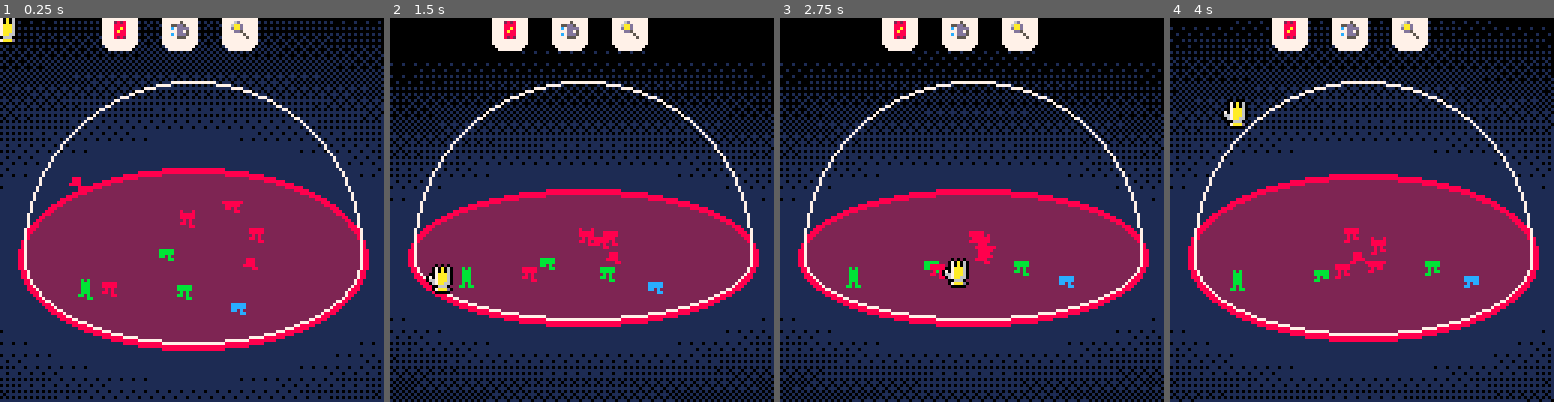
Above: before the commit, frames 1-4 (left to right).
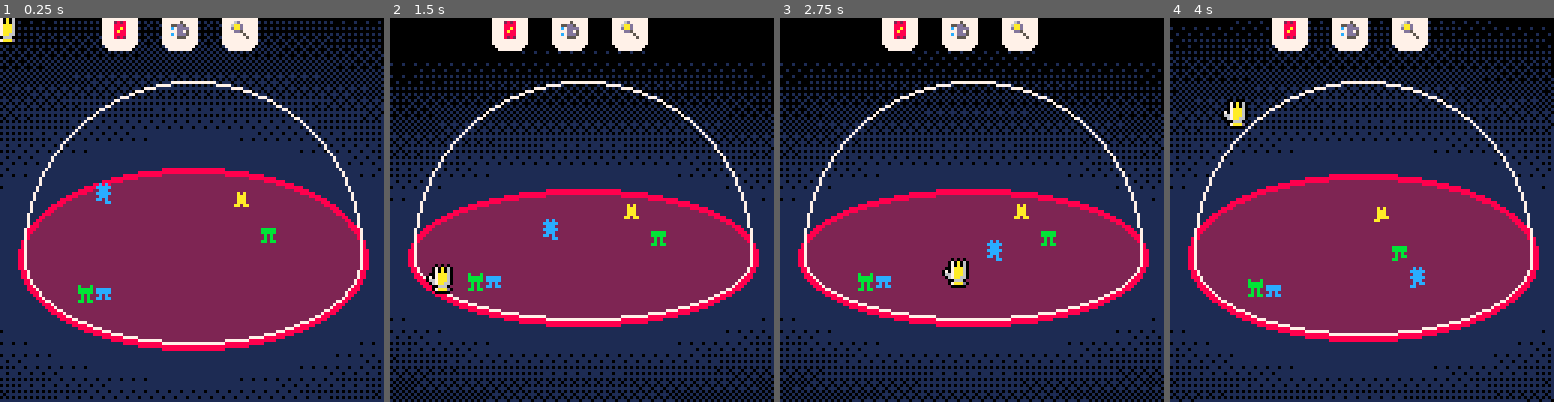
Above: after the commit, the same moments.

Repository: samuelhpratt/ggj2025
Game: PICO-8 cartridge game.p8
The game is run twice, just before and just after one commit, with the same random seed, the same clock (stepped at 60 frames per second) and the same inputs.
Inputs (mouse positions are in pixels of both pictures, inside the frame that each line leads up to):
- Up to frame 1 (0.25 s): no input
- Up to frame 2 (1.5 s): click (670, 121) at 0.67 s; click (436, 267) at 1.22 s
- Up to frame 3 (2.75 s): click (887, 114) at 1.77 s; click (952, 259) at 2.32 s
- Up to frame 4 (4 s): click (1404, 106) at 2.87 s; click (1465, 256) at 3.42 s; click (1231, 102) at 3.97 s

The runs differ from the first frame. In frame 1, 1.4% of the frame differs, in the area x 17-72%, y 41-78%; in frame 2, 1.4%; in frame 3, 1.3%; in frame 4, 1.5%, in the area x 15-81%, y 49-73%.

Commit message:
Improved movement and velocity math

Diff:
--- a/food.lua
+++ b/food.lua
@@ -6,18 +6,18 @@
     -- add any other person-specific parameters here!
 
     function food.update(self)
-        if self.z == 0 then
-            -- add specific update logic here
-            for person in all(people) do
-                -- simple distance check
-                if (person.x - self.x) * (person.x - self.x) + (person.y - self.y) * (person.y - self.y) < 25 then
-                    person.happiness += 1
-                    -- log(person.happiness)
-                    del(objects, self)
-                    del(foods, self)
-                end
-            end
-        end
+        -- if self.z == 0 then
+        --     -- add specific update logic here
+        --     for person in all(people) do
+        --         -- simple distance check
+        --         if (person.x - self.x) * (person.x - self.x) + (person.y - self.y) * (person.y - self.y) < 25 then
+        --             person.happiness += 1
+        --             -- log(person.happiness)
+        --             del(objects, self)
+        --             del(foods, self)
+        --         end
+        --     end
+        -- end
 
         self:updatePhysics()
     end
--- a/objects.lua
+++ b/objects.lua
@@ -3,7 +3,6 @@
 objects = {}
 
 function drawObjects()
-
     local objectSprites = {
         food = 1,
         person = 2,
@@ -20,7 +19,7 @@
 
     sortByY(objects)
 
-    for i,object in ipairs(objects) do
+    for i, object in ipairs(objects) do
         object:draw()
     end
 end
@@ -31,15 +30,9 @@
     end
 end
 
+domePadding = 5
 function withinDomeFootprint(x, y)
-    local padding = 5
-    local dx = x - 0
-    --dome x centre is 0
-    local dy = y - 0
-    --dome y centre is 0
-    local dist = sqrt(dx ^ 2 + dy ^ 2)
-
-    return dist <= (domeRadius - padding)
+    return x * x + y * y < (domeRadius - domePadding) * (domeRadius - domePadding)
 end
 
 function spawnObject(x, y, z, s)
--- a/people.lua
+++ b/people.lua
@@ -1,4 +1,4 @@
-nPeople = 10
+nPeople = 5
 people = {}
 selectedPerson = nil
 
@@ -30,14 +30,14 @@
 
 function spawnPerson(x, y, z)
     local person = spawnObject(x, y, z)
-    person.sprite = flr(rnd({ 2, 4, 6, 8, 10, 12, 14, 16, 18, 20, 22 }))
-    person.color = flr(rnd({ 8, 10, 11, 12 }))
+    person.sprite = flr(rnd { 2, 4, 6, 8, 10, 12, 14, 16, 18, 20, 22 })
+    person.color = flr(rnd { 8, 10, 11, 12 })
     person.burning = 0
     person.inWater = false
     person.state = personStates.idle
     person.happiness = 0
-
-    newWaypoint(person)
+    person.dx = 0
+    person.dy = 0
     -- add any other person-specific parameters here!
 
     function person.draw(self)
@@ -48,22 +48,9 @@
             h = 0.875
         end
 
-        -- check if happy enough to hop
-        if self.happiness >= 2 then
-            if pT == 1 then
-                y += 1
-            elseif pT == 4 then
-                y -= 1
-            elseif pT == 8 then
-                pT = 0
-                --do nothing
-            end
-            pT += 1
-        end
-
         local flip = false
         local sprite = self.sprite
-        if abs(self.dx) > 0.075 or abs(self.dy) > 0.075 then
+        if abs(self.dx) > 0 or abs(self.dy) > 0 then
             sprite += 1
             flip = flr(t() * 5) % 2 == 0
         end
@@ -71,19 +58,18 @@
         if self == selectedPerson then
             pal(7, 0)
 
-            -- spr(sprite, x - 4, y - 6, 1, h, flip)
             spr(sprite, x - 3, y - 6, 1, h, flip)
-            -- spr(sprite, x - 2, y - 6, 1, h, flip)
             spr(sprite, x - 4, y - 7, 1, h, flip)
             spr(sprite, x - 2, y - 7, 1, h, flip)
-            -- spr(sprite, x - 4, y - 8, 1, h, flip)
             spr(sprite, x - 3, y - 8, 1, h, flip)
-            -- spr(sprite, x - 2, y - 8, 1, h, flip)
         end
 
         pal(7, self.color)
         spr(sprite, x - 3, y - 7, 1, h, flip)
         pal()
+
+        -- debug - show state
+        -- print(person.state, x - 2, y - 12, 0)
 
         if self.burning > 0 then
             spr(134 + flr(self.burning / 2) % 5, x - 4, y - 12)
@@ -102,45 +88,70 @@
     end
 
     function person.updatePhysics(self)
+        -- friction?
         --avoid other people
         local otherImpPower = 1
-        local otherImpX = 0
-        local otherImpY = 0
 
         for other in all(people) do
             -- simple distance check
-            if (other.x - self.x) * (other.x - self.x) + (other.y - self.y) * (other.y - self.y) < 9 then
-                otherImpX = (other.x - self.x) * otherImpPower
-                otherImpY = (other.y - self.y) * otherImpPower
-            end
-        end
-
-        self.dx = self.dx - otherImpX
-        self.dy = self.dy - otherImpY
-
-        --bounce off dome
-        local domeImpPower = 1.3
-        local newX = self.x + self.dx
-        local newY = self.y + self.dy
-
-        if not withinDomeFootprint(newX, newY) then
-            --bounce
+            if other ~= self then
+                local dist2 = (other.x - self.x) * (other.x - self.x) + (other.y - self.y) * (other.y - self.y)
+                if dist2 < 25 then
+                    local dist = sqrt(dist2)
+                    self.dx -= (other.x - self.x) * otherImpPower / (dist * dist)
+                    self.dy -= (other.y - self.y) * otherImpPower / (dist * dist)
+                end
+            end
+        end
+
+        local maxSpeed = 0.5
+        if self.state == personStates.fleeFire then
+            maxSpeed = 1.5
+        end
+        if self.burning > 0 then
+            maxSpeed = 2
+        end
+        if abs(self.dx) > maxSpeed then
+            self.dx = sgn(self.dx) * maxSpeed
+        end
+        if abs(self.dy) > maxSpeed then
+            self.dy = sgn(self.dy) * maxSpeed
+        end
+
+        if abs(self.dx) < 0.1 then
+            self.dx = 0
+        end
+        if abs(self.dy) < 0.1 then
+            self.dy = 0
+        end
+
+        self.x += self.dx
+        self.y += self.dy
+
+        if not withinDomeFootprint(self.x, self.y) then
+            -- if they are going out of the dome, snap them back into it and invert speed
+
+            local dist = sqrt(self.x * self.x + self.y * self.y)
+            local nx, ny = self.x / dist, self.y / dist
+
+            -- bounce off glass
+            local k = -2 * (self.dx * nx + self.dy * ny)
+            self.dx += k * nx
+            self.dy += k * ny
+
+            -- snap inside dome
+            self.x *= (domeRadius - domePadding) / dist
+            self.y *= (domeRadius - domePadding) / dist
 
             --play sound
             glassSFX()
-
-            --bounce direction
-            --if they were going out of the dome at this location,
-            --then going the opposite from that location would bounce them away
-            local domeImpX = (newX - self.x) * domeImpPower
-            local domeImpY = (newY - self.y) * domeImpPower
-
-            self.x = self.x - domeImpX
-            self.y = self.y - domeImpY
-        else
-            --moves as normal if it didn't bounce off dome
-            self.x = newX
-            self.y = newY
+        end
+
+        self.dz -= .5
+        self.z += self.dz
+        if self.z < 0 then
+            self.z = 0
+            self.dz = 0
         end
     end
 
@@ -150,6 +161,11 @@
 
         if self.burning > 0 then
             self.burning -= 1
+
+            person.happiness -= 1
+            if person.happiness < -2 then
+                person.happiness = -2
+            end
         end
 
         if selectedPerson == self then
@@ -158,6 +174,11 @@
         end
 
         self:updatePhysics()
+
+        -- check if happy enough to hop
+        if self.happiness >= 2 and self.dx == 0 and self.dy == 0 and self.z == 0 then
+            self.dz = 3
+        end
 
         -- check if in any puddles
         self.wet = 0
@@ -203,7 +224,7 @@
         idle(person)
         if thereIsFire then
             person.state = personStates.fleeFire
-        elseif thereIsFood then
+        elseif thereIsFood and person.happiness < 3 then
             person.state = personStates.getFood
         else
             --do nothing
@@ -232,33 +253,47 @@
 function idle(person)
     local waypointForcePower = 0.01
 
-    if distanceToPoint(person, person.waypoint) < 3 then
-        newWaypoint(person)
-    end
-
-    person.dx = -1 * (person.x - person.waypoint.x) * waypointForcePower
-    person.dy = -1 * (person.y - person.waypoint.y) * waypointForcePower
+    if person.waypoint then
+        person.dx += -1 * (person.x - person.waypoint.x) * waypointForcePower
+        person.dy += -1 * (person.y - person.waypoint.y) * waypointForcePower
+
+        if distanceToPoint(person, person.waypoint) < 3 then
+            person.waypoint = nil
+        end
+    else
+        person.dx *= 0.5
+        person.dy *= 0.5
+        if rnd() < 0.02 then
+            newWaypoint(person)
+        end
+    end
 end
 
 function getFood(person)
     --food
     local closestFood = nil
-    local shortestDistance = 30000
-    local foodForcePower = 0.03
+    local closestDist = nil
+    local foodForcePower = 1
 
     for food in all(foods) do
         if food.z == 0 then
             local dist = distanceToPoint(person, food)
-            if dist < shortestDistance then
+            if not closestDist or dist < closestDist then
                 closestFood = food
-                shortestDistance = dist
+                closestDist = dist
             end
         end
     end
 
     if closestFood then
-        person.dx = -1 * (person.x - closestFood.x) * foodForcePower
-        person.dy = -1 * (person.y - closestFood.y) * foodForcePower
+        if closestDist < 2 then
+            person.happiness += 1
+            del(objects, closestFood)
+            del(foods, closestFood)
+        else
+            person.dx += -1 * (person.x - closestFood.x) * foodForcePower / closestDist
+            person.dy += -1 * (person.y - closestFood.y) * foodForcePower / closestDist
+        end
     end
 end
 
@@ -279,8 +314,8 @@
             end
         end
 
-        person.dx = 1 * (person.x - closestFire.x) * fireForcePower
-        person.dy = 1 * (person.y - closestFire.y) * fireForcePower
+        person.dx += 1 * (person.x - closestFire.x) * fireForcePower
+        person.dy += 1 * (person.y - closestFire.y) * fireForcePower
     else
         --do nothing
     end
